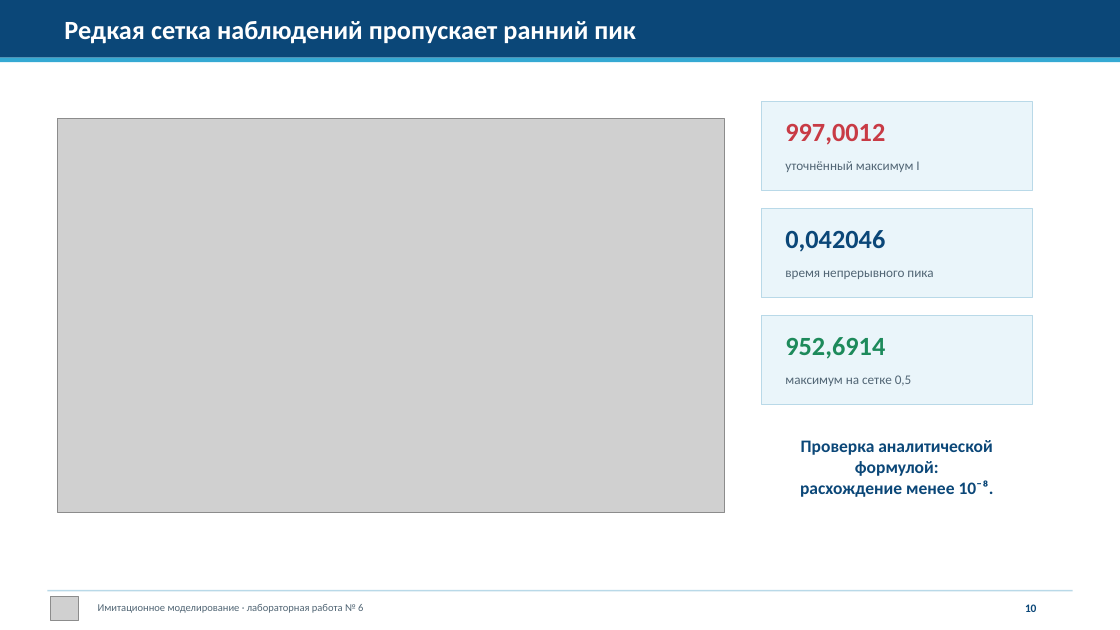
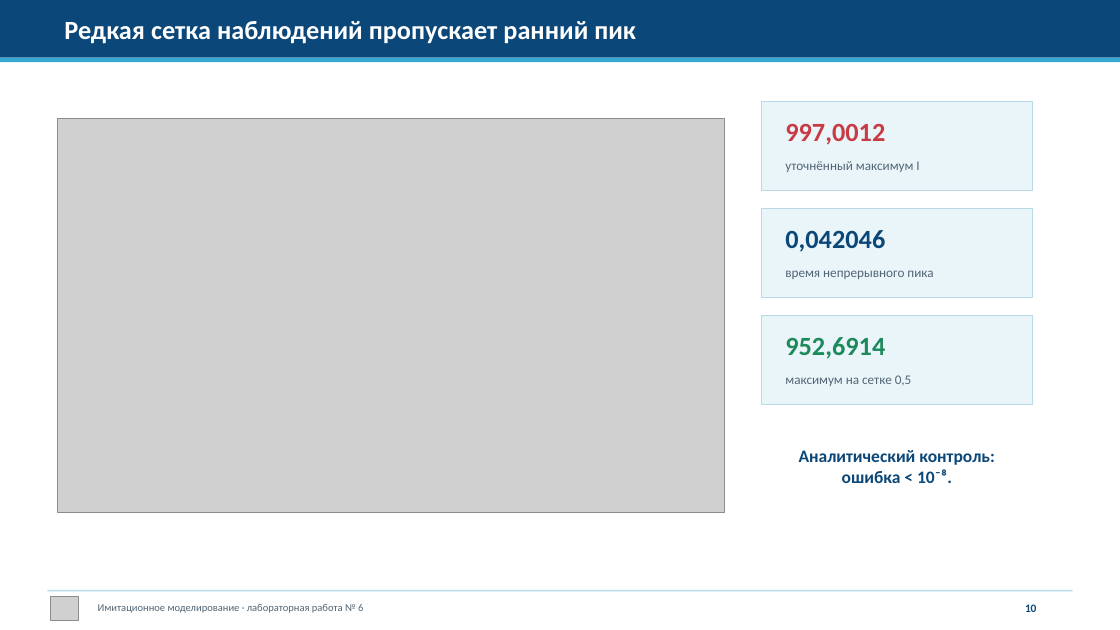
Before and after one commit to dakuokkonen1/study-2026-simulation-modeling, a slide deck: slide 10 of labs/lab06/presentation/simulation-modeling-lab06-presentation.pptx. Drawn at 1120x630 pixels with LibreOffice and Linux fonts; fonts in the diff are those of the drawing; grey boxes stand for pictures. Boxes give left, top, right and bottom in pixels: in the first picture for what was removed or moved away, otherwise in the second. Text is boxed around its words. In the diff, an @@ line names an element or a change of style, - is before the commit and + after.

```diff
--- a/labs/lab06/presentation/simulation-modeling-lab06-presentation.pptx
+++ b/labs/lab06/presentation/simulation-modeling-lab06-presentation.pptx
@@ text at [799, 450, 995, 483]: text changed @@
-Проверка аналитической формулой:
-расхождение менее 10⁻⁸.
+Аналитический контроль:
+ошибка < 10⁻⁸.
```
Also in this commit, not shown: 2 other slides changed, 1 other file.
